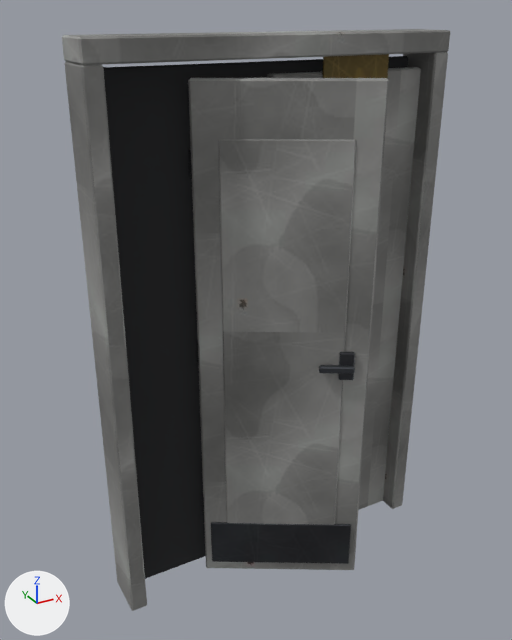
Renders of the glTF model hush-fp/assets/models/props/door_lab.glb from each side of a commit.
Before and after are seen from a 50 mm lens placed at (-1.37, -2.35, 2.36), pointed at (-0.1, -0.04, 1.2). Arrows for +X, +Y and +Z are at lower left; the lights stay in place. The older version comes first. Where no turn or scale is listed for an object, it has been applied to the vertices. Vertices at exactly the same position are counted once.

Objects in the first picture: 'door', 'frame'.
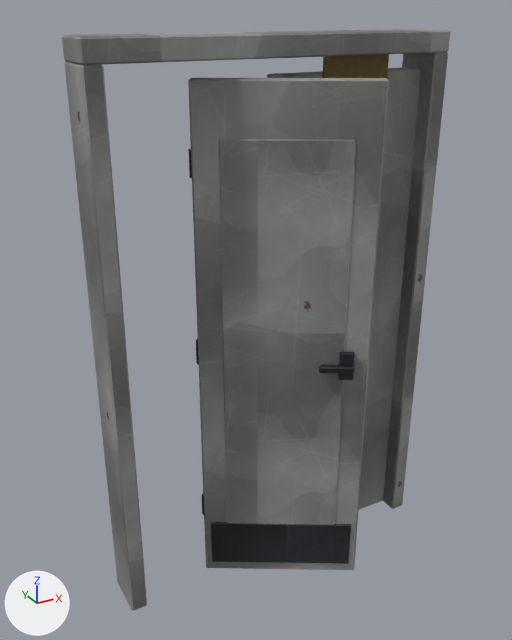
Location of each change, (x1, y1, x2, y2) in pixels of the pictures (512 x 640 px):
part 1 of me_frame, deleted: before (103, 56, 408, 579)
part 2 of me_frame, surface changed: (62, 29, 450, 610) in both
part 3 of me_door, surface changed: (188, 78, 389, 570) in both

What changed in the scene script:
```text
Change me_frame:
    used by ob_frame; location = (0.0, 0.0, 0.0)
    remove me_frame.from_pydata(...)  # 212 vertices, 396 faces; spans x -0.74..0.74, y -0.1..0.1, z 0.0..2.28
    add me_frame.from_pydata(...)  # 188 vertices, 352 faces; spans x -0.74..0.74, y -0.1..0.1, z 0.0..2.28
    me_frame part 1: the loose piece of 24 vertices spanning x -0.67..0.67, y 0.05..0.07, z 0.0..2.18 is deleted
    me_frame part 2: 352 kept faces spanning x -0.74..0.74, y -0.1..0.1, z 0.0..2.28 get new texture (UV) coordinates
    remove me_frame.materials.append(mat_dark)  # black #212224
Change me_door:
    where me_door.from_pydata(...)  # 208 vertices, 376 faces; spans x -0.01..0.6, y -0.36..0.02, z 0.0..2.14
    used by ob_door; location = (-0.34, 0.0, 0.0)
    me_door part 3: texture (UV) coordinates of 292 of 376 faces, centred in x -0.01..0.6, y -0.36..0.02, z 0.0..2.14, changed; they spanned u -0.19..1.03, v 0.04..2.52 and now span u 0.02..1.24, v 0.28..2.45
```
